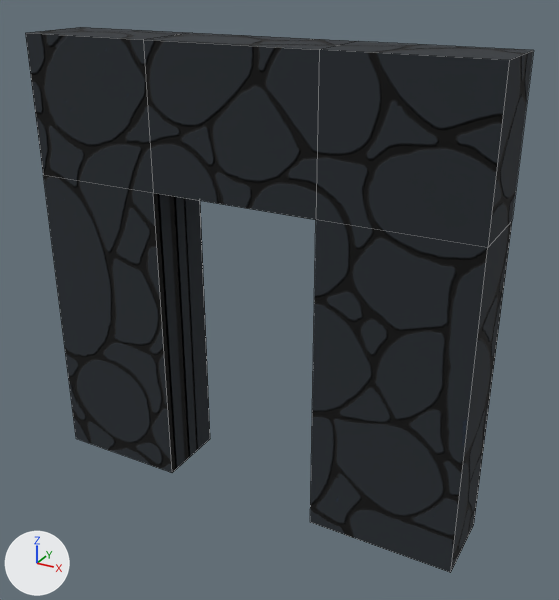
The FBX model Assets/Prefabs/Rooms/Objs/DoorWall.fbx, before and after one commit.
Before and after are seen from a 50 mm lens placed at (2.35, -2.71, 3.42), pointed at (0.22, 1.17, 1.48). The axes (+X, +Y, +Z) are drawn at lower left. The lights are the same throughout. Mesh edges are drawn as thin lines. Where no turn or scale is listed for an object, it has been applied to the vertices.

Objects in the first picture: 'Wall'.
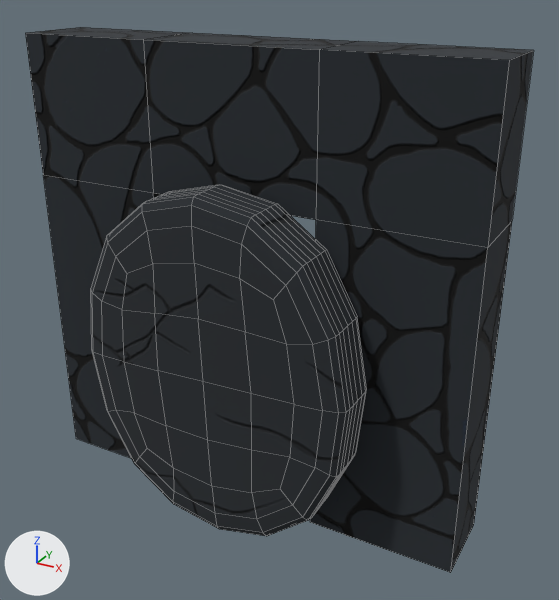
Changed parts and their boxes (x1, y1, x2, y2) in the pictures (559 x 600 px):
'Door', added: after (91, 185, 367, 536)

Diff of the bpy script that builds the scene:
```diff
--- a/Assets/Prefabs/Rooms/Objs/DoorWall.fbx.py
+++ b/Assets/Prefabs/Rooms/Objs/DoorWall.fbx.py
@@ img_stone4_png @@
+img_stone4_png = load_image('Stone4.png', 'DoorBell.fbm/Stone4.png', 2048, 2048, 'sRGB')
@@ img_stonenormal2_png @@
+img_stonenormal2_png = load_image('StoneNormal2.png', 'DoorBell.fbm/StoneNormal2.png', 2048, 2048, 'Non-Color')
@@ mat_stone @@
+mat_stone = bpy.data.materials.new('stone')
+# uses the picture img_stone4_png
+# uses the picture img_stonenormal2_png
@@ me_cube_002 @@
+me_cube_002.from_pydata(...)  # 226 vertices, 224 faces; spans x -0.92..0.92, y 0.62..0.99, z -0.02..2.24
+me_cube_002.materials.append(mat_stone)
@@ ob_door @@
+ob_door = bpy.data.objects.new('Door', me_cube_002)
+ob_door.location = (0.0, 0.0, 0.0)
```
